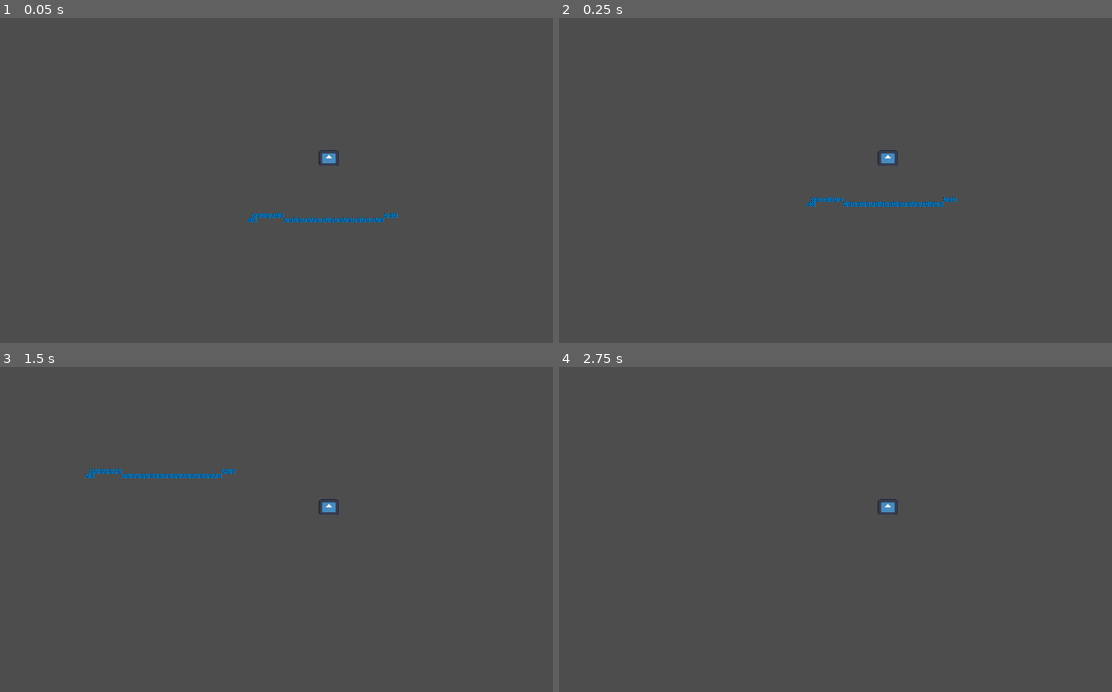
Above: before the commit, frames 1-4 (two rows, left to right).
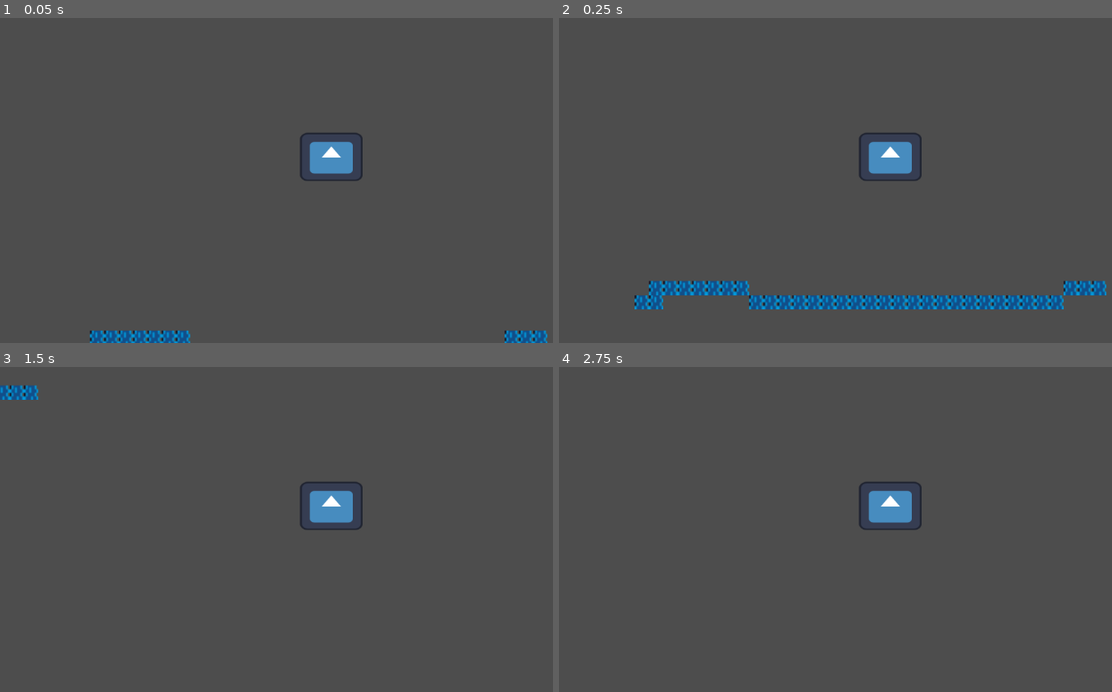
Above: after the commit, the same moments.

Repository: mattiasringo/Oculi-Vitae---Gamejam
Game: Godot game, scene res://node_2d.tscn
Two runs of this game, one before a commit and one after it. Both use one fixed random seed, a clock stepped at 60 frames per second and the inputs below. The engine's default icon, where the game draws it, is replaced by a stand-in: a white triangle on a blue panel in a dark square.
Inputs:
- Up to frame 1 (0.05 s): no input
- Up to frame 2 (0.25 s): no input
- Up to frame 3 (1.5 s): tap Enter (ui_accept) at 0.5, 0.77 s; hold Right (ui_right) from 0.53 s (still down)
- Up to frame 4 (2.75 s): tap Enter (ui_accept) at 1.52, 2 s; release Right (ui_right) at 2.03 s; hold Left (ui_left) from 2.03 s (still down)

The runs differ from the first frame. In frame 1, 2.3% of the frame differs, in the area x 16-99%, y 35-100%; in frame 2, 5.1%, in the area x 13-99%, y 35-90%; in frame 3, 1.7%; in frame 4, 1.0%.

Commit message:
Zoom change

Diff:
--- a/node_2d.tscn
+++ b/node_2d.tscn
@@ -218,6 +218,7 @@
 position = Vector2(-331, -665)
 
 [node name="Camera2D" type="Camera2D" parent="CharacterBody2D" unique_id=94791302]
+zoom = Vector2(3.14, 3.14)
 
 [node name="TileMap" type="TileMap" parent="." unique_id=1506766288]
 tile_set = SubResource("TileSet_q6r6c")
